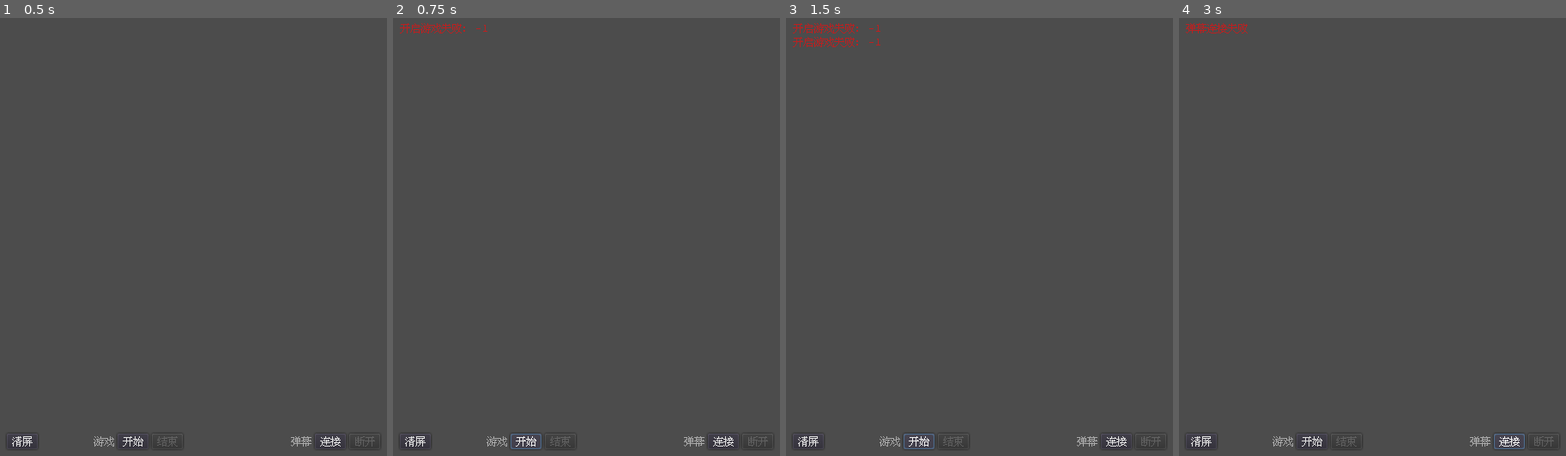
Above: before the commit, frames 1-4 (left to right).
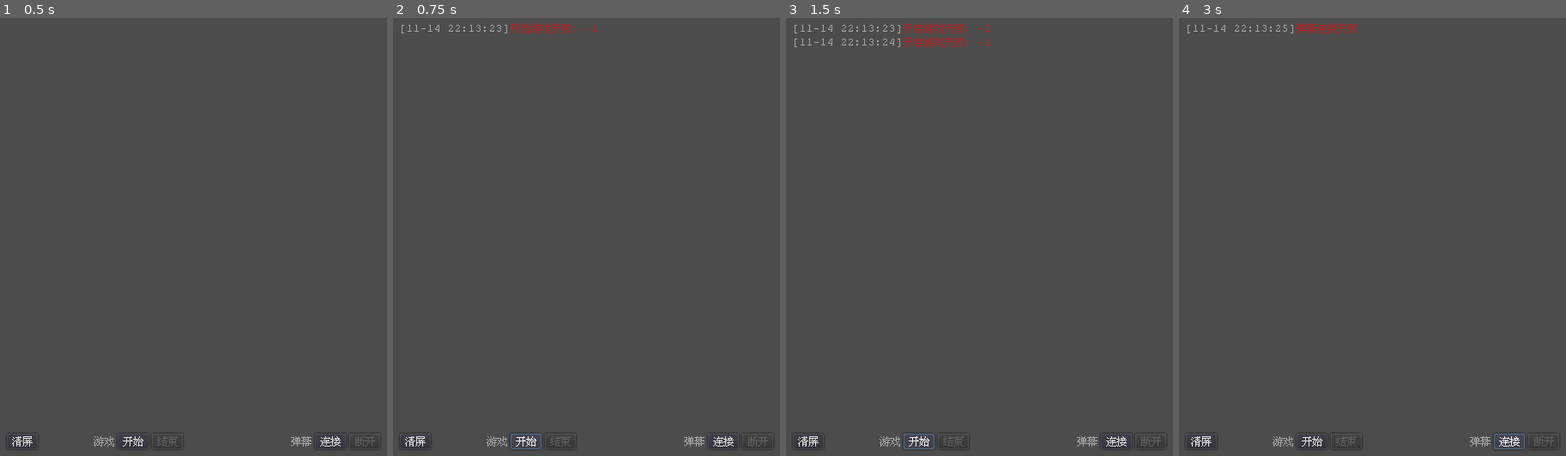
Above: after the commit, the same moments.

Repository: timothyqiu/godot-open-blive
Game: Godot game, scene res://demo/Demo.tscn
The game is run twice, just before and just after one commit, with the same random seed, the same clock (stepped at 60 frames per second) and the same inputs.
Inputs:
- Up to frame 1 (0.5 s): no input
- Up to frame 2 (0.75 s): click "开始" at 0.5 s
- Up to frame 3 (1.5 s): click "开始" at 1.25 s
- Up to frame 4 (3 s): click "清屏" at 2 s; click "连接" at 2.75 s

Frame 1 is identical in both runs. In frame 2, 0.3% of the frame differs, in the area x 1-53%, y 1-4%; in frame 3, 0.7%, in the area x 1-53%, y 1-7%; in frame 4, 0.4%.

Commit message:
Add timestamp to important Demo output

Diff:
--- a/demo/Demo.gd
+++ b/demo/Demo.gd
@@ -32,17 +32,27 @@
 	game_end.disabled = not v
 
 
+func _append_datetime():
+	var dt := OS.get_datetime()
+	output.push_color(Color(1, 1, 1, 0.5))
+	output.add_text("[%02d-%02d %02d:%02d:%02d]" % [dt.month, dt.day, dt.hour, dt.minute, dt.second])
+	output.pop()
+
+
 func _on_OpenBlive_danmaku_server_connected():
+	_append_datetime()
 	output.append_bbcode("[color=#22bb22]弹幕已连接[/color]\n")
 	_set_danmaku_connected(true)
 
 
 func _on_OpenBlive_danmaku_server_connection_failed():
+	_append_datetime()
 	output.append_bbcode("[color=#bb2222]弹幕连接失败[/color]\n")
 	_set_danmaku_connected(false)
 
 
 func _on_OpenBlive_danmaku_server_disconnected():
+	_append_datetime()
 	output.append_bbcode("[color=#222222]弹幕已断开[/color]\n")
 	_set_danmaku_connected(false)
 
@@ -51,6 +61,7 @@
 	# 详细的字段信息见官方文档
 	# https://open-live.bilibili.com/document/liveRoomData.html#%E8%8E%B7%E5%8F%96%E5%BC%B9%E5%B9%95%E4%BF%A1%E6%81%AF
 
+	_append_datetime()
 	output.push_meta(data.uface) # 头像 URL：可以在 Godot 中下载并显示，但需要自行识别图像格式，见 Image
 	output.add_text(data.uname) # 昵称。如需对用户进行唯一区分建议用 danmaku.uid
 	output.pop()
@@ -62,6 +73,7 @@
 	# 详细的字段信息见官方文档
 	# https://open-live.bilibili.com/document/liveRoomData.html#%E8%8E%B7%E5%8F%96%E7%A4%BC%E7%89%A9%E4%BF%A1%E6%81%AF
 
+	_append_datetime()
 	output.push_meta(data.uface) # 头像 URL：可以在 Godot 中下载并显示，但需要自行识别图像格式，见 Image
 	output.add_text(data.uname) # 昵称。如需对用户进行唯一区分建议用 danmaku.uid
 	output.pop()
@@ -70,17 +82,20 @@
 
 
 func _on_OpenBlive_game_started():
+	_append_datetime()
 	output.append_bbcode("[color=#22bb22]游戏已开启[/color] ")
 	output.add_text("当前主播：%s\n" % blive.get_anchor_info().uname)
 	_set_game_started(true)
 
 
 func _on_OpenBlive_game_start_failed(code: int):
+	_append_datetime()
 	output.append_bbcode("[color=#bb2222]开启游戏失败: %d[/color]\n" % code)
 	_set_game_started(false)
 
 
 func _on_OpenBlive_game_stopped():
+	_append_datetime()
 	output.append_bbcode("[color=#222222]游戏已结束[/color]\n")
 	_set_game_started(false)
 
